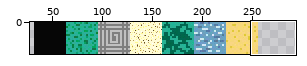
A sprite sheet gets an edit: android/assets/images/tile/floor.png. The first picture is a wide view before the edit; the outline marks the close-up.
Close-up. Before the edit:
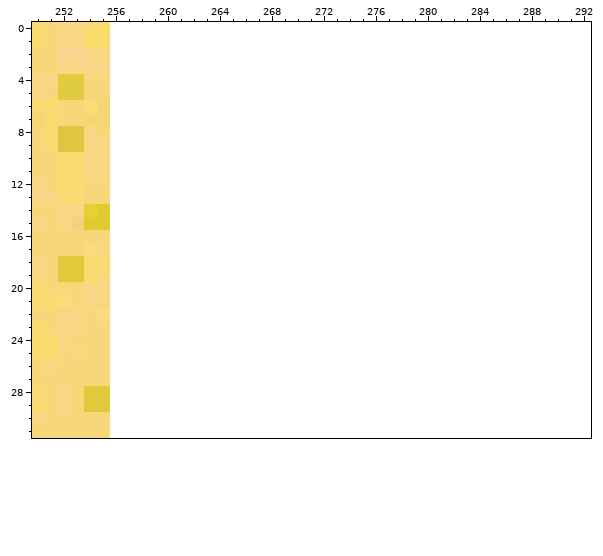
The file is 256x32 pixels. Colours within 5 levels of each other are drawn and written as one. Shown: x 250..292, y 0..31. The old version is drawn lined up with the new one, on the new canvas. The wide view leaves out empty margins.
After:
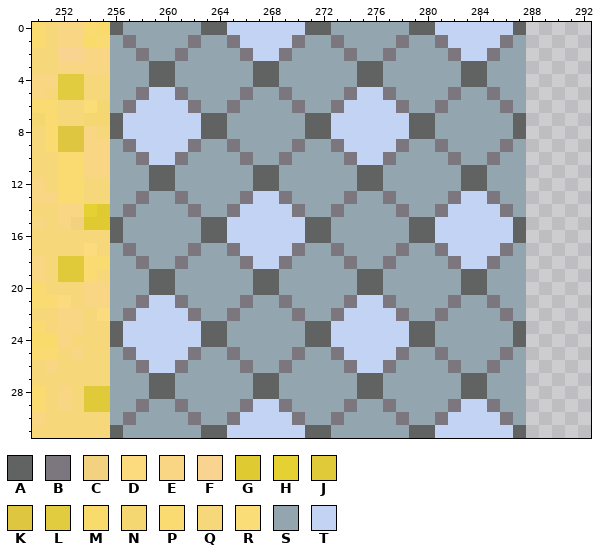
Palette (. is transparent): A #616262  B #7c767f  C #f2d180  D #fcdb7e  E #f9d684  F #f9d490  G #dfca31  H #e5d132  J #e0ca39  K #dec640  L #e1cc3f  M #f9db6b  N #f4d771  P #fadb71  Q #f6d77a  R #fadd77  S #93a5af  T #c3d3f4
From old to new:
canvas 256x32 -> 512x32
Changed rows in their new state; - is an unchanged pixel.
first column x 256:
 0 ASSSSSSAATTTTTTAASSSSSSAATTTTTTA
 1 SBSSSSBSSBTTTTBSSBSSSSBSSBTTTTBS
 2 SSBSSBSSSSBTTBSSSSBSSBSSSSBTTBSS
 3 SSSAASSSSSSAASSSSSSAASSSSSSAASSS
 4 SSSAASSSSSSAASSSSSSAASSSSSSAASSS
 5 SSBTTBSSSSBSSBSSSSBTTBSSSSBSSBSS
 6 SBTTTTBSSBSSSSBSSBTTTTBSSBSSSSBS
 7 ATTTTTTAASSSSSSAATTTTTTAASSSSSSA
 8 ATTTTTTAASSSSSSAATTTTTTAASSSSSSA
 9 SBTTTTBSSBSSSSBSSBTTTTBSSBSSSSBS
10 SSBTTBSSSSBSSBSSSSBTTBSSSSBSSBSS
11 SSSAASSSSSSAASSSSSSAASSSSSSAASSS
12 SSSAASSSSSSAASSSSSSAASSSSSSAASSS
13 SSBSSBSSSSBTTBSSSSBSSBSSSSBTTBSS
14 SBSSSSBSSBTTTTBSSBSSSSBSSBTTTTBS
15 ASSSSSSAATTTTTTAASSSSSSAATTTTTTA
16 ASSSSSSAATTTTTTAASSSSSSAATTTTTTA
17 SBSSSSBSSBTTTTBSSBSSSSBSSBTTTTBS
18 SSBSSBSSSSBTTBSSSSBSSBSSSSBTTBSS
19 SSSAASSSSSSAASSSSSSAASSSSSSAASSS
20 SSSAASSSSSSAASSSSSSAASSSSSSAASSS
21 SSBTTBSSSSBSSBSSSSBTTBSSSSBSSBSS
22 SBTTTTBSSBSSSSBSSBTTTTBSSBSSSSBS
23 ATTTTTTAASSSSSSAATTTTTTAASSSSSSA
24 ATTTTTTAASSSSSSAATTTTTTAASSSSSSA
25 SBTTTTBSSBSSSSBSSBTTTTBSSBSSSSBS
26 SSBTTBSSSSBSSBSSSSBTTBSSSSBSSBSS
27 SSSAASSSSSSAASSSSSSAASSSSSSAASSS
28 SSSAASSSSSSAASSSSSSAASSSSSSAASSS
29 SSBSSBSSSSBTTBSSSSBSSBSSSSBTTBSS
30 SBSSSSBSSBTTTTBSSBSSSSBSSBTTTTBS
31 ASSSSSSAATTTTTTAASSSSSSAATTTTTTA
Changed places in both close-ups, as pixel boxes (x1, y1, x2, y2):
added: (110, 22, 526, 438)
